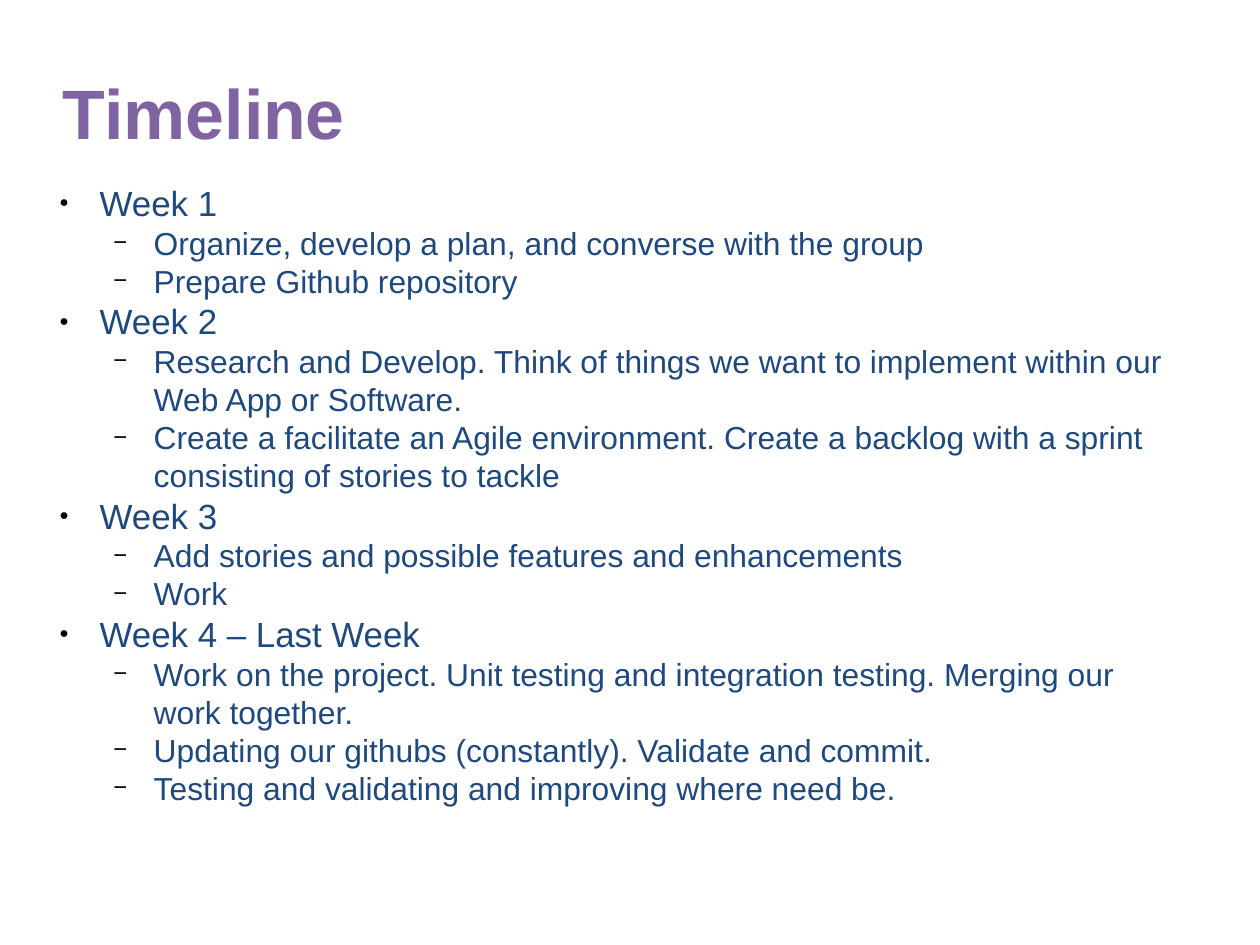
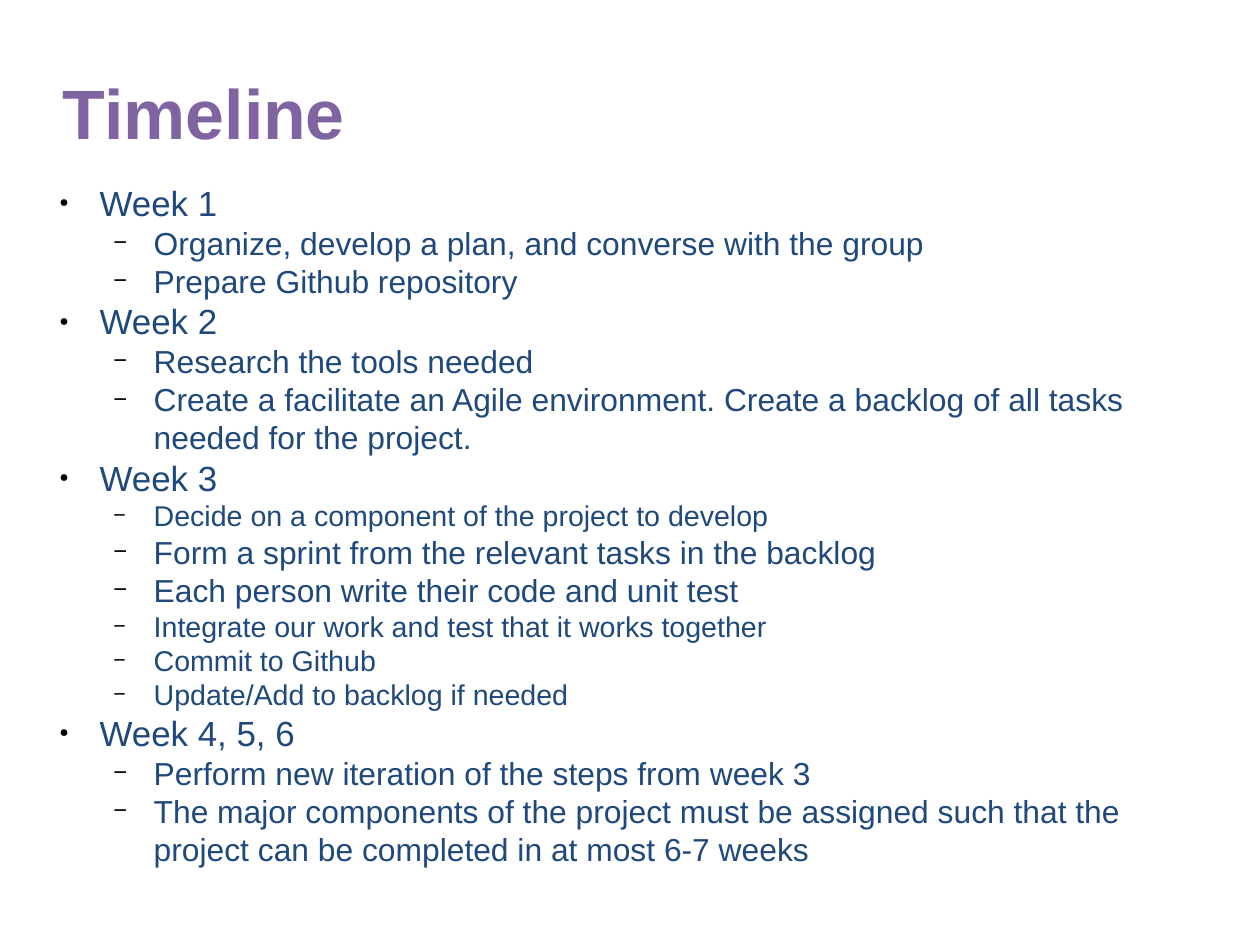
Before and after one commit to mkhalid578/orderProcessing, a slide deck: slide 8 of Project_Proposal.pptx. Drawn at 1260x945 pixels with LibreOffice and Linux fonts; fonts in the diff are those of the drawing. Boxes give left, top, right and bottom in pixels: in the first picture for what was removed or moved away, otherwise in the second. Text is boxed around its words. In the diff, an @@ line names an element or a change of style, - is before the commit and + after.

```diff
--- a/Project_Proposal.pptx
+++ b/Project_Proposal.pptx
@@ text at (x1=154, y1=350, x2=1123, y2=455): text changed @@
-  − Research and Develop. Think of things we want to implement within our Web App or Software.
-  − Create a facilitate an Agile environment. Create a backlog with a sprint consisting of stories to tackle
+  − Research the tools needed
+  − Create a facilitate an Agile environment. Create a backlog of all tasks needed for the project.
@@ text at (x1=100, y1=505, x2=1119, y2=867): text changed @@
-  − Add stories and possible features and enhancements
-  − Work
-● Week 4 – Last Week
-  − Work on the project. Unit testing and integration testing. Merging our work together.
-  − Updating our githubs (constantly). Validate and commit.
-  − Testing and validating and improving where need be.
+  − Decide on a component of the project to develop
+  − Form a sprint from the relevant tasks in the backlog
+  − Each person write their code and unit test
+  − Integrate our work and test that it works together
+  − Commit to Github
+  − Update/Add to backlog if needed
+● Week 4, 5, 6
+  − Perform new iteration of the steps from week 3
+  − The major components of the project must be assigned such that the project can be completed in at most 6-7 weeks
```
Also in this commit, not shown: 1 other slide changed.
